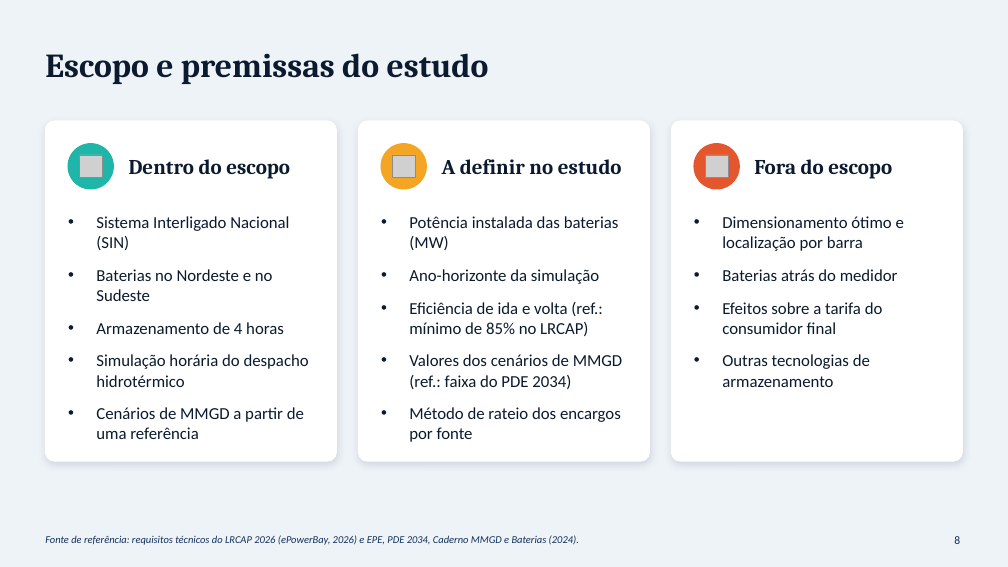
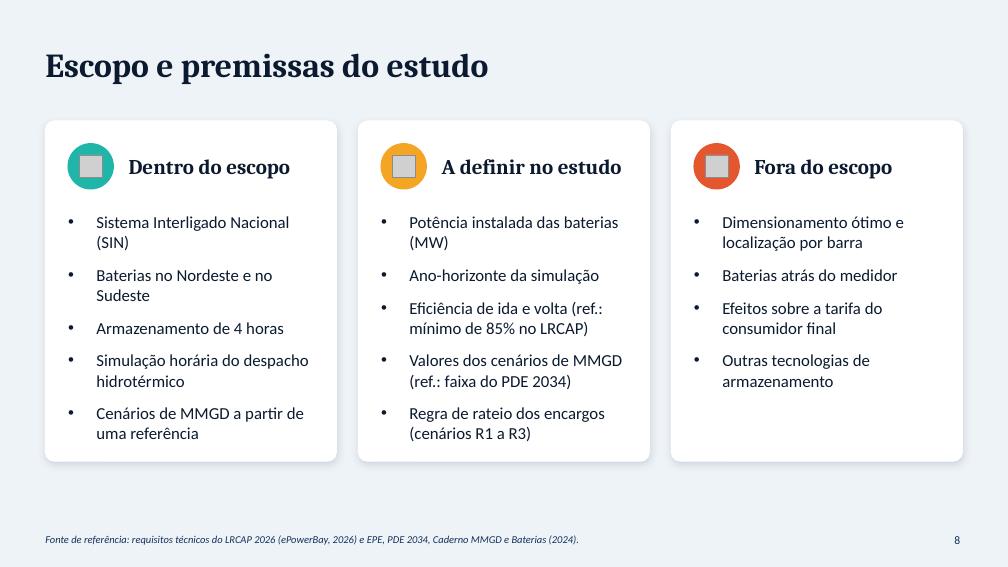
Before and after one commit to RonaldoSouza74/Instituto-de-Economia, a slide deck: slide 8 of Baterias_SIN_Economia_Setor_Eletrico_I.pptx. Drawn at 1008x567 pixels with LibreOffice and Linux fonts; fonts in the diff are those of the drawing; grey boxes stand for pictures. Boxes give left, top, right and bottom in pixels: in the first picture for what was removed or moved away, otherwise in the second. Text is boxed around its words. In the diff, an @@ line names an element or a change of style, - is before the commit and + after.

```diff
--- a/Baterias_SIN_Economia_Setor_Eletrico_I.pptx
+++ b/Baterias_SIN_Economia_Setor_Eletrico_I.pptx
@@ text at (409, 407, 605, 441): text changed @@
-• Método de rateio dos encargos por fonte
+• Regra de rateio dos encargos (cenários R1 a R3)
```
Also in this commit, not shown: 1 other slide changed, 6 slides added.
